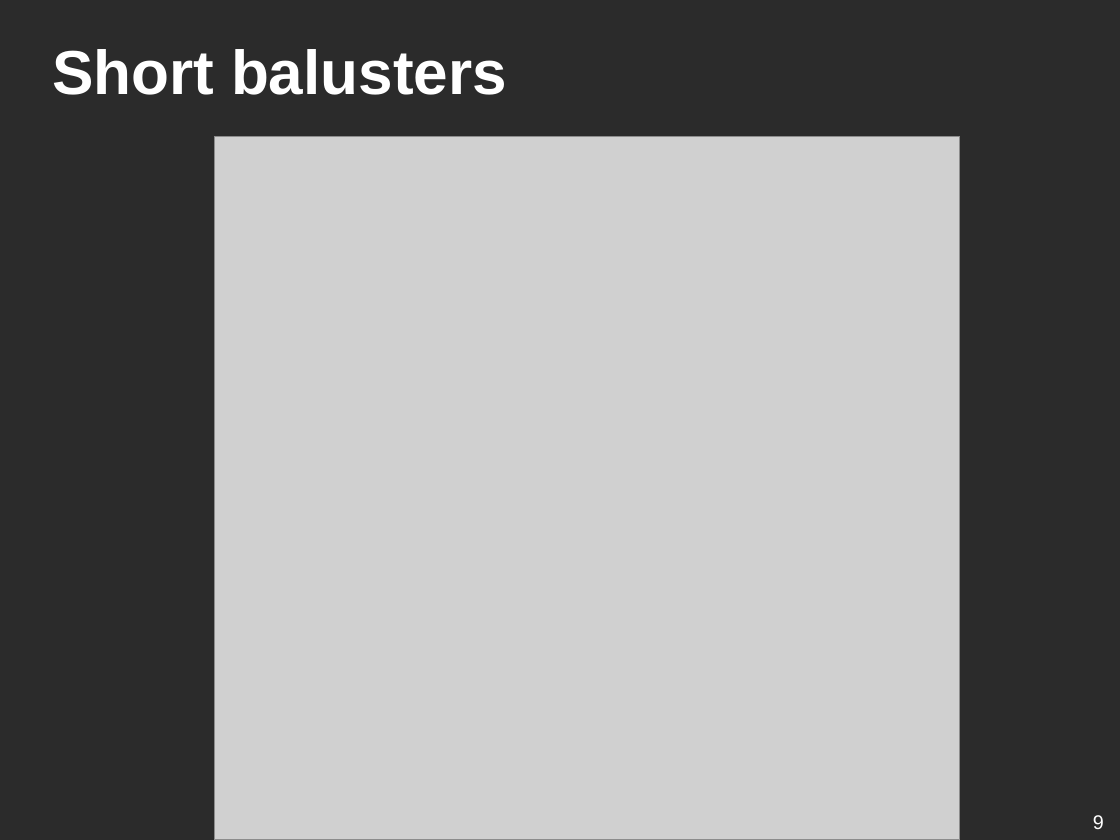
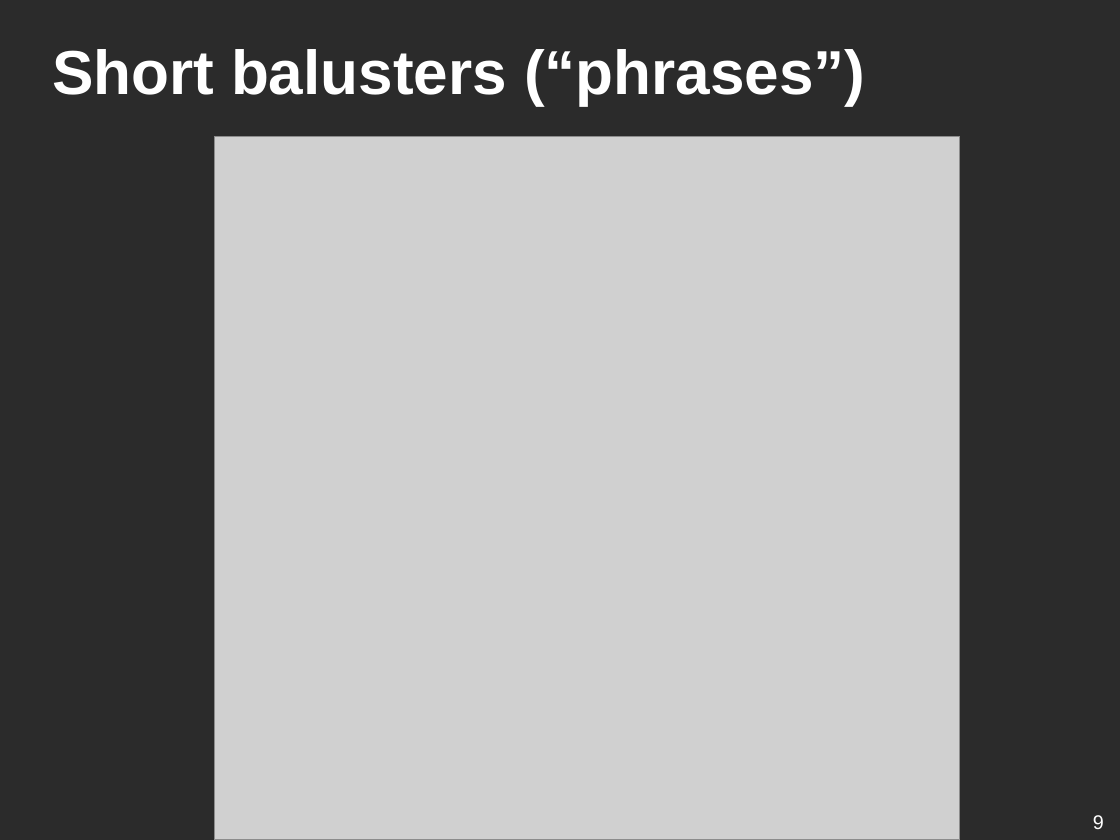
Before and after one commit to ufal/lsd, a slide deck: slide 9 of conferences/2019-blackbox-balustrades/presentation.odp. Drawn at 1120x840 pixels with LibreOffice and Linux fonts; fonts in the diff are those of the drawing; grey boxes stand for pictures; background and template pictures are left out; a plain dark background stands for a picture behind light text. Boxes give left, top, right and bottom in pixels: in the first picture for what was removed or moved away, otherwise in the second. Text is boxed around its words. In the diff, an @@ line names an element or a change of style, - is before the commit and + after.

```diff
--- a/conferences/2019-blackbox-balustrades/presentation.odp
+++ b/conferences/2019-blackbox-balustrades/presentation.odp
@@ title at box(52, 49, 865, 106): text changed @@
-Short balusters
+Short balusters (“phrases”)
```
Also in this commit, not shown: 2 other slides changed.
